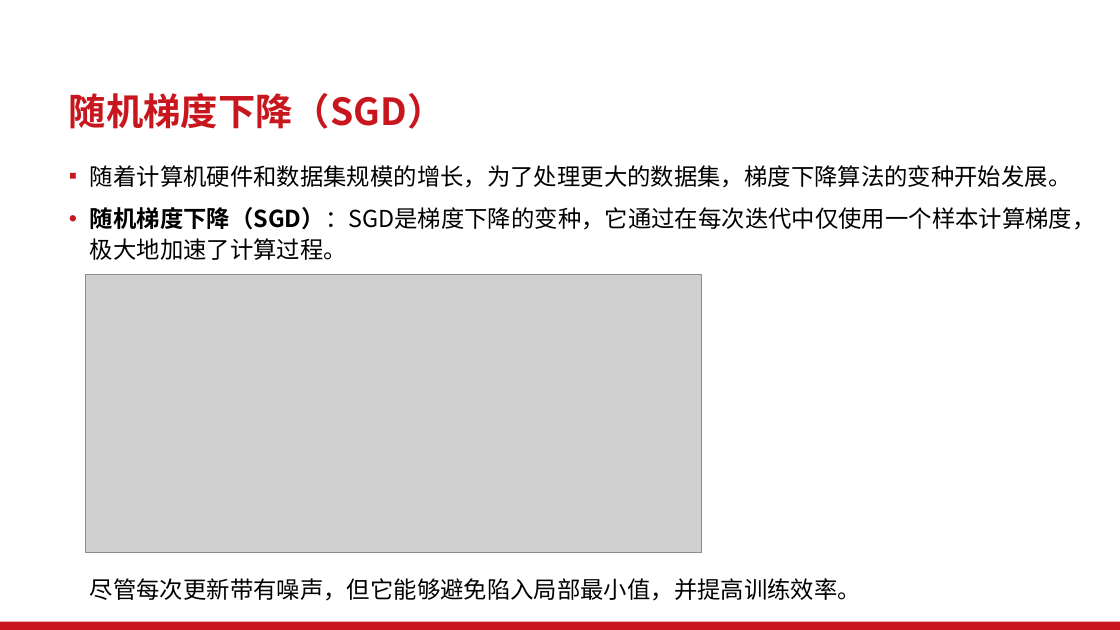
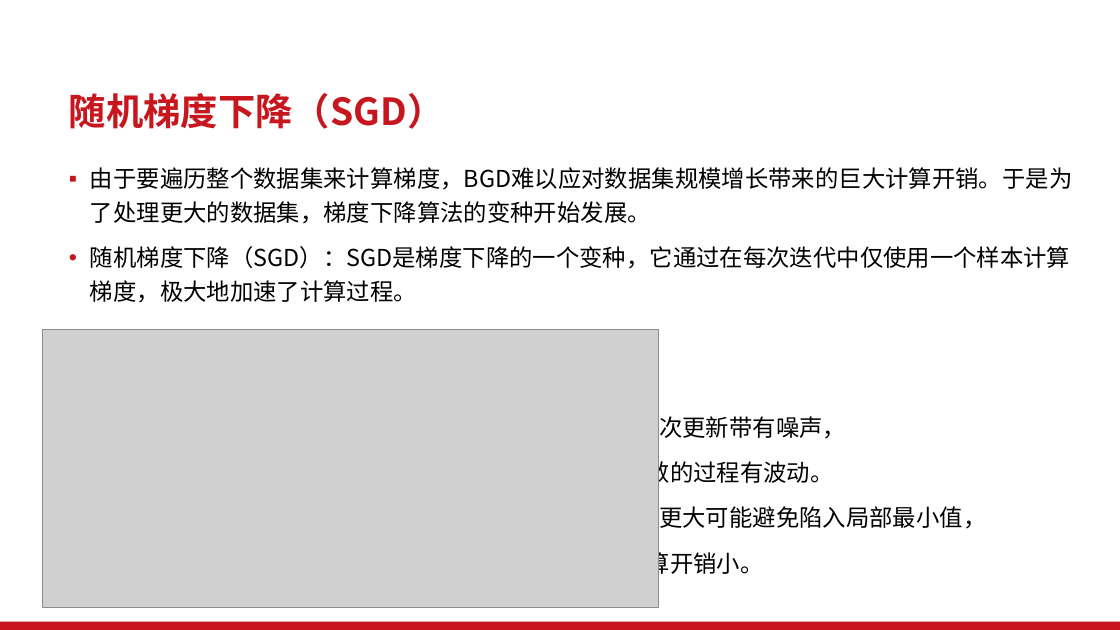
Before and after one commit to Vitalrubbish/Project-for-CS1950, a slide deck: slide 22 of 伟大思想报告PPT(加入历史与应用).pptx (slide 21 before the commit). Drawn at 1120x630 pixels with LibreOffice and Linux fonts; fonts in the diff are those of the drawing; grey boxes stand for pictures; background and template pictures are left out. Boxes give left, top, right and bottom in pixels: in the first picture for what was removed or moved away, otherwise in the second. Text is boxed around its words. In the diff, an @@ line names an element or a change of style, - is before the commit and + after.

```diff
--- a/伟大思想报告PPT(加入历史与应用).pptx
+++ b/伟大思想报告PPT(加入历史与应用).pptx
@@ text at [90, 167, 1072, 578]: text changed @@
-▪ 随着计算机硬件和数据集规模的增长，为了处理更大的数据集，梯度下降算法的变种开始发展。
-• 随机梯度下降（SGD）：SGD是梯度下降的变种，它通过在每次迭代中仅使用一个样本计算梯度，极大地加速了计算过程。
-尽管每次更新带有噪声，但它能够避免陷入局部最小值，并提高训练效率。
+▪ 由于要遍历整个数据集来计算梯度，BGD难以应对数据集规模增长带来的巨大计算开销。于是为了处理更大的数据集，梯度下降算法的变种开始发展。
+• 随机梯度下降（SGD）：SGD是梯度下降的一个变种，它通过在每次迭代中仅使用一个样本计算梯度，极大地加速了计算过程。
+缺点：每次更新带有噪声，
+收敛的过程有波动。
+优点：有更大可能避免陷入局部最小值，
+计算开销小。
@@ picture: place and size @@
-picture at [86, 275, 702, 553]
+picture at [43, 329, 659, 607]
```
Also in this commit, not shown: 8 other slides changed, 1 slide added.
